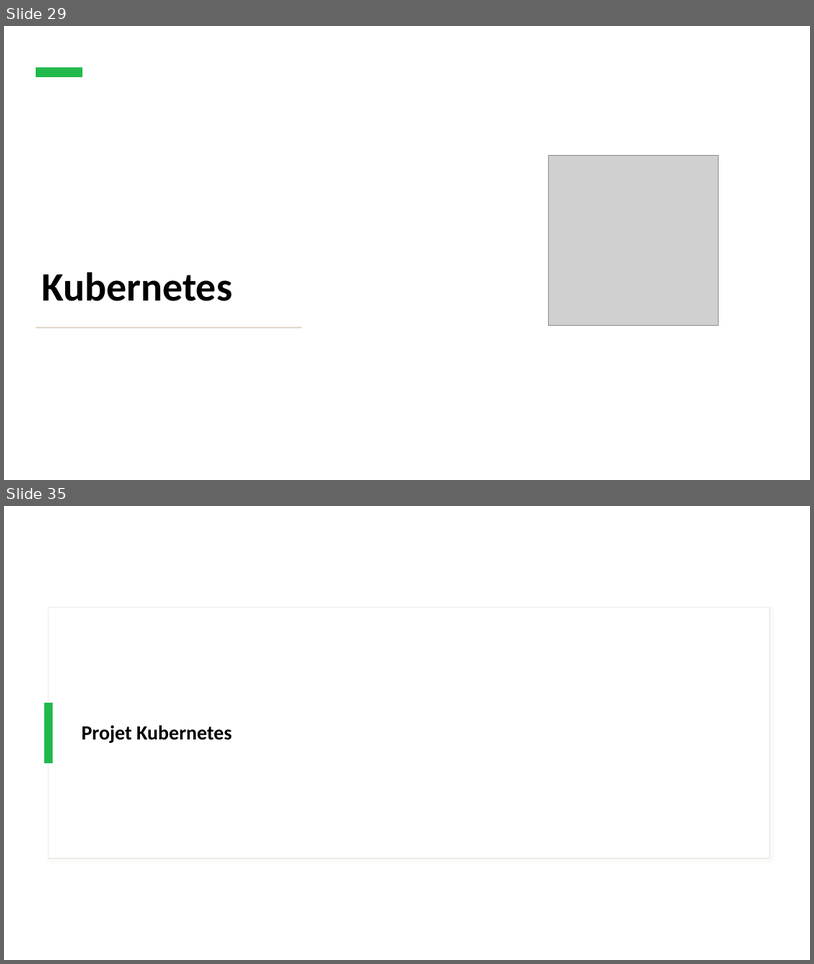
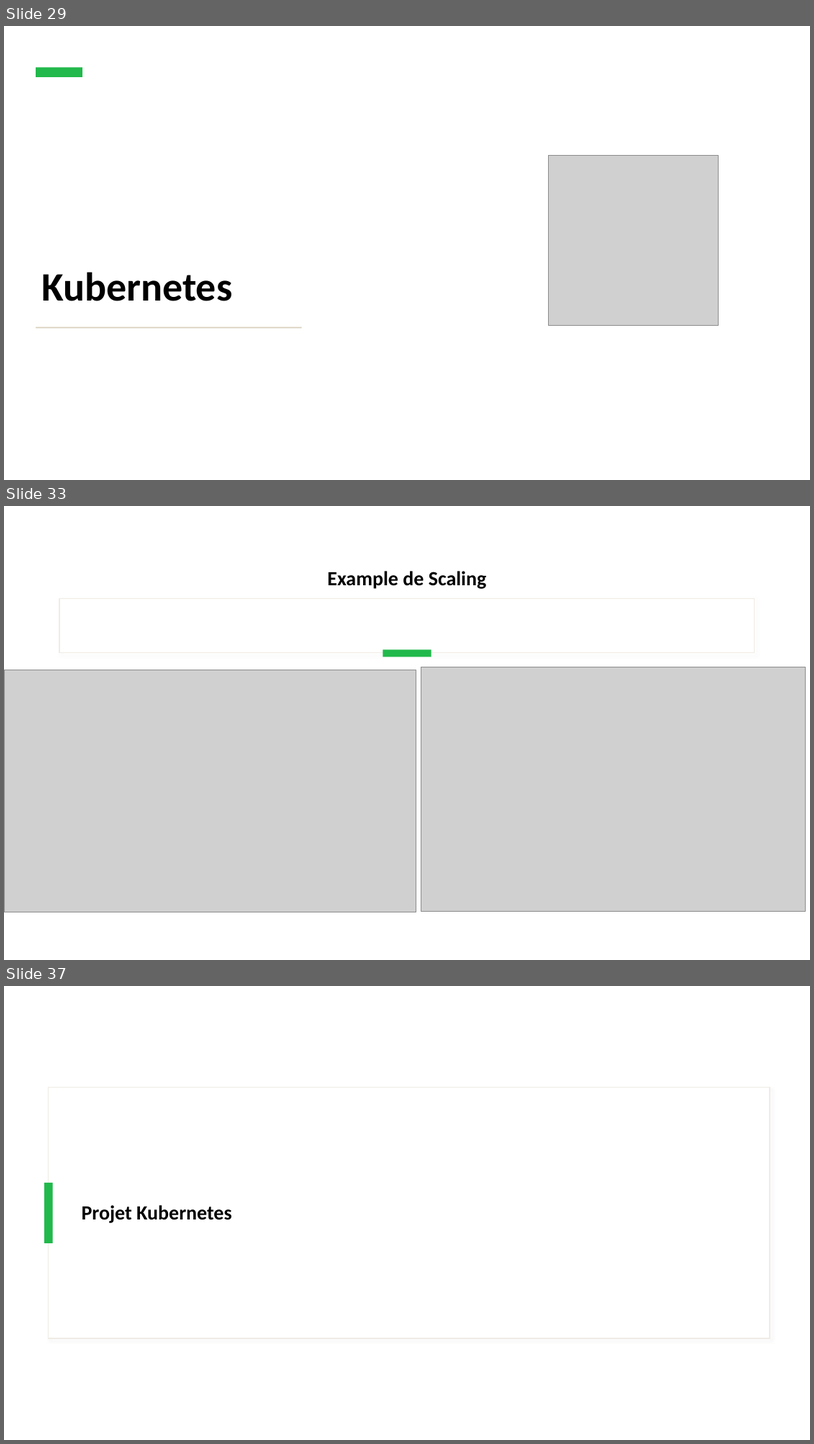
Before and after one commit to IPSSIASIDEV2/Jedy-DockerKubernetes-Formation, a slide deck: Cours/Cours.pptx. Shown one above the other, each under a label of ours: slides 29 and 35 before the commit, slides 29, 33 and 37 after it; the slides between them are not shown. The pictures are 814x964 and 814x1444 pixels, drawn with LibreOffice and Linux fonts; fonts in the diff are those of the drawing; grey boxes stand for pictures. Boxes give left, top, right and bottom in pixels: in the first picture for what was removed or moved away, otherwise in the second. Text is boxed around its words. In the diff, an @@ line names an element or a change of style, - is before the commit and + after.

```diff
--- a/Cours/Cours.pptx
+++ b/Cours/Cours.pptx
@@ slide 33 added at [4, 506, 810, 960], background #FFFFFF @@
@@ rectangle added at [4, 506, 810, 960], fill #FFFFFF @@
@@ rectangle added at [41, 506, 779, 640], fill #FFFFFF, outline #F0ECE5 0.75 pt @@
@@ rectangle added at [41, 506, 779, 639], fill #FFFFFF @@
@@ title added at [327, 571, 487, 589], 24 pt, text #000000, bold @@
+Example de Scaling
@@ rectangle added at [59, 599, 756, 653], fill #FFFFFF, outline #F0ECE5 1 pt @@
@@ rectangle added at [383, 649, 432, 656], fill #21B94B @@
@@ picture added at [4, 670, 416, 912] @@
@@ picture added at [421, 667, 805, 911] @@
@@ what was slide 35 is now slide 37 @@
```
Also in this commit, not shown: 1 slide changed, 5 other slides added, 4 slides removed, 8 other files.
